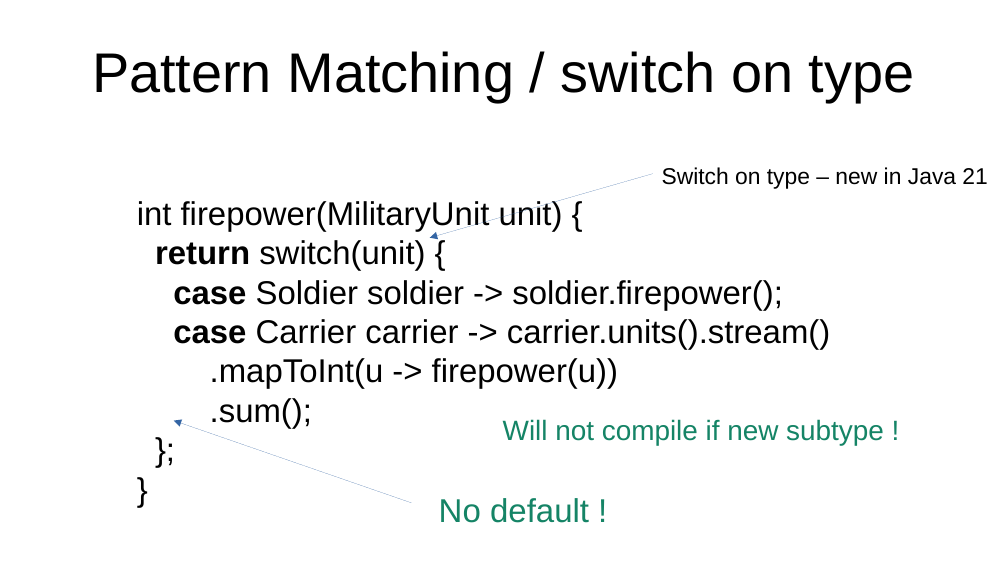
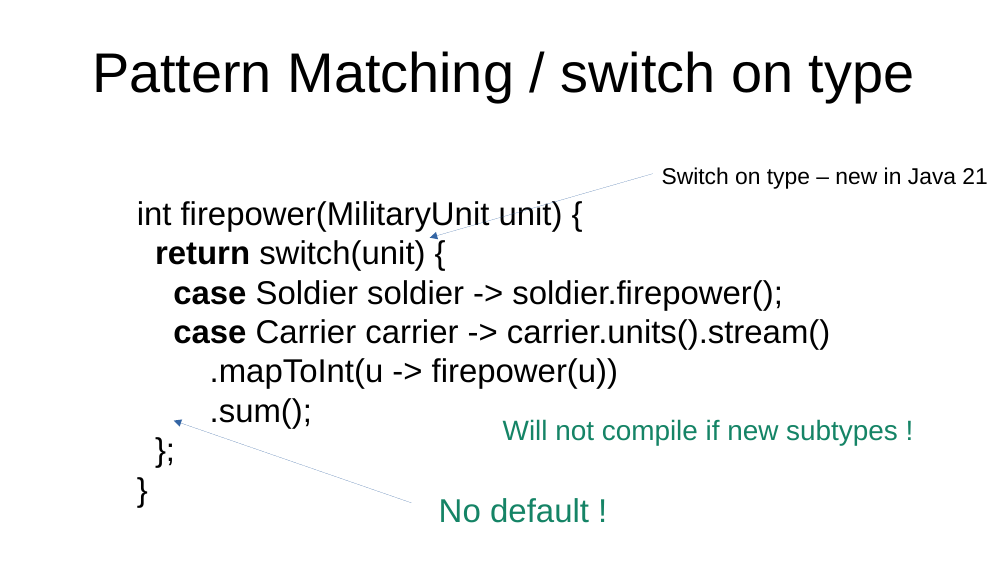
Before and after one commit to forax/java-21-demo, a slide deck: slide 14 of Java 21 add sparkle to your life.odp. Drawn at 1008x567 pixels with LibreOffice and Linux fonts; fonts in the diff are those of the drawing. Boxes give left, top, right and bottom in pixels: in the first picture for what was removed or moved away, otherwise in the second. Text is boxed around its words. In the diff, an @@ line names an element or a change of style, - is before the commit and + after.

```diff
--- a/Java 21 add sparkle to your life.odp
+++ b/Java 21 add sparkle to your life.odp
@@ text at box(503, 419, 898, 445): text changed @@
-Will not compile if new subtype !
+Will not compile if new subtypes !
```
Also in this commit, not shown: 7 other slides changed, 3 other files.
